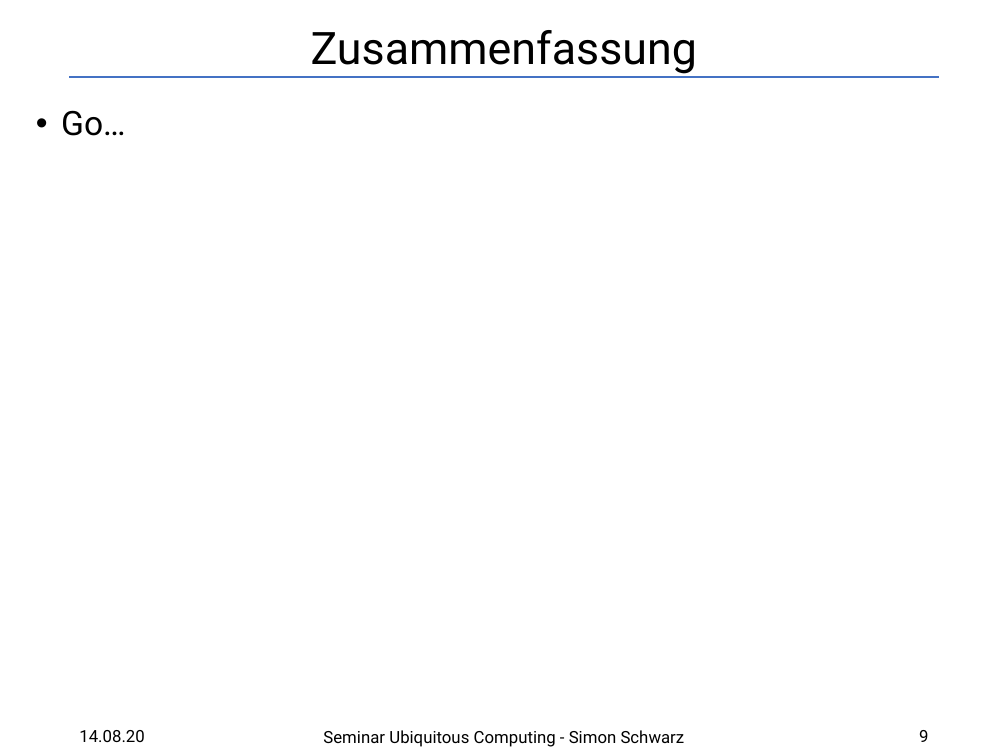
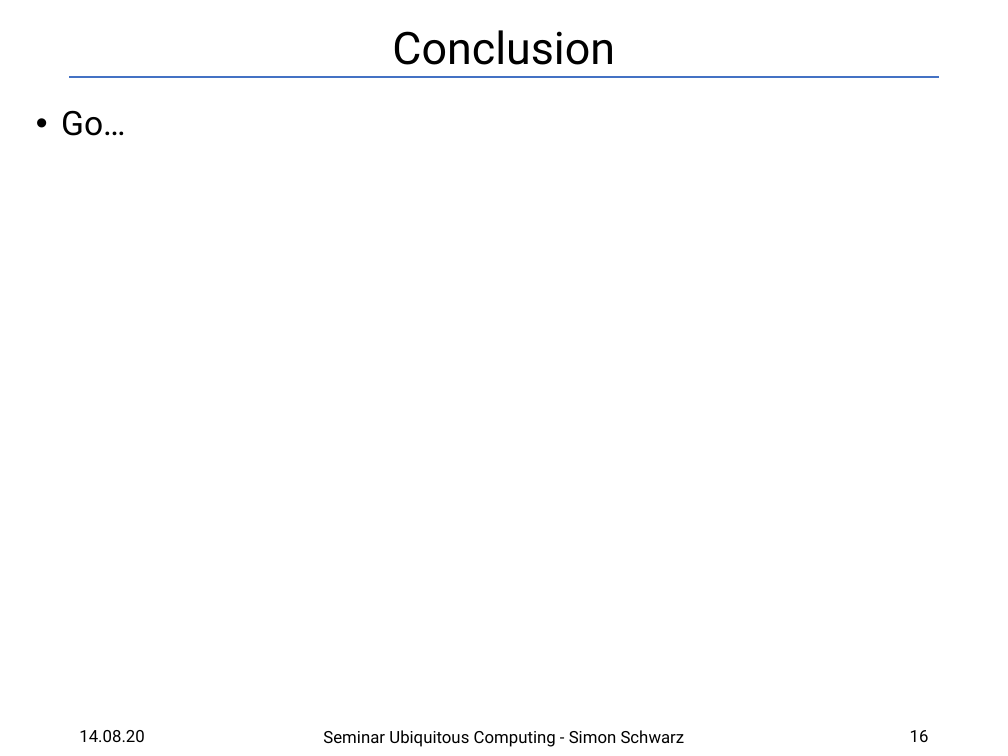
Before and after one commit to SRSchwarz/MCTS-Survey, a slide deck: slide 16 of slides/presentation.pptx (slide 9 before the commit). Drawn at 1008x756 pixels with LibreOffice and Linux fonts; fonts in the diff are those of the drawing. Boxes give left, top, right and bottom in pixels: in the first picture for what was removed or moved away, otherwise in the second. Text is boxed around its words. In the diff, an @@ line names an element or a change of style, - is before the commit and + after.

```diff
--- a/slides/presentation.pptx
+++ b/slides/presentation.pptx
@@ title at <box>392,30,615,65</box>: text changed @@
-Zusammenfassung
+Conclusion
@@ page number at <box>910,730,929,742</box>: text changed @@
-9
+16
```
Also in this commit, not shown: 7 other slides changed, 7 slides added, 3 other files.
